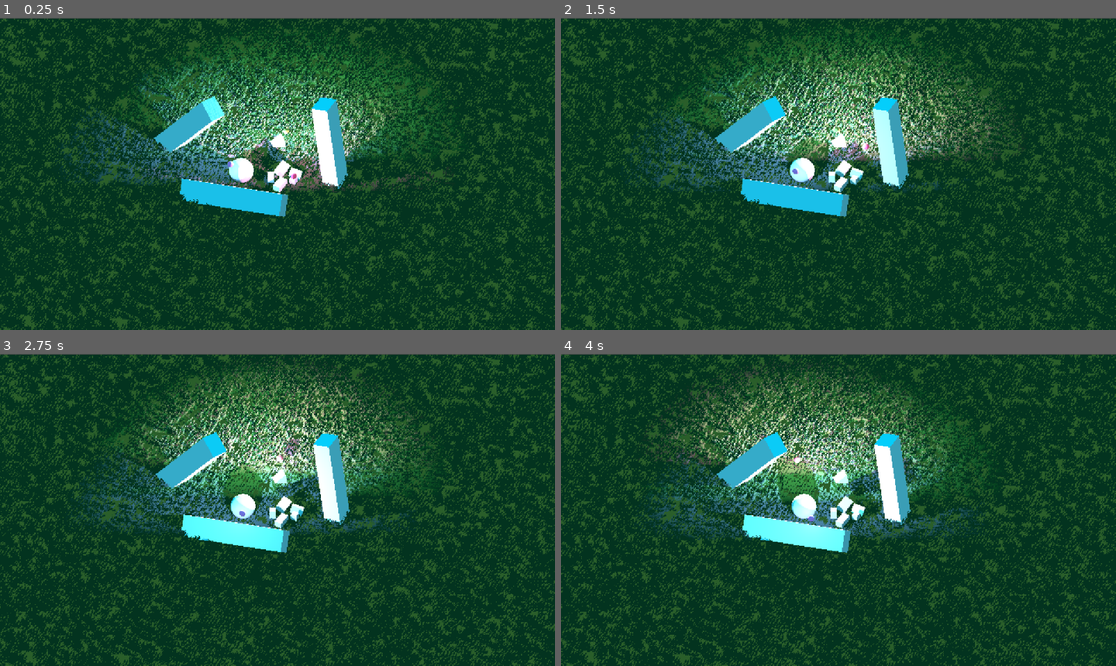
Above: before the commit, frames 1-4 (two rows, left to right).
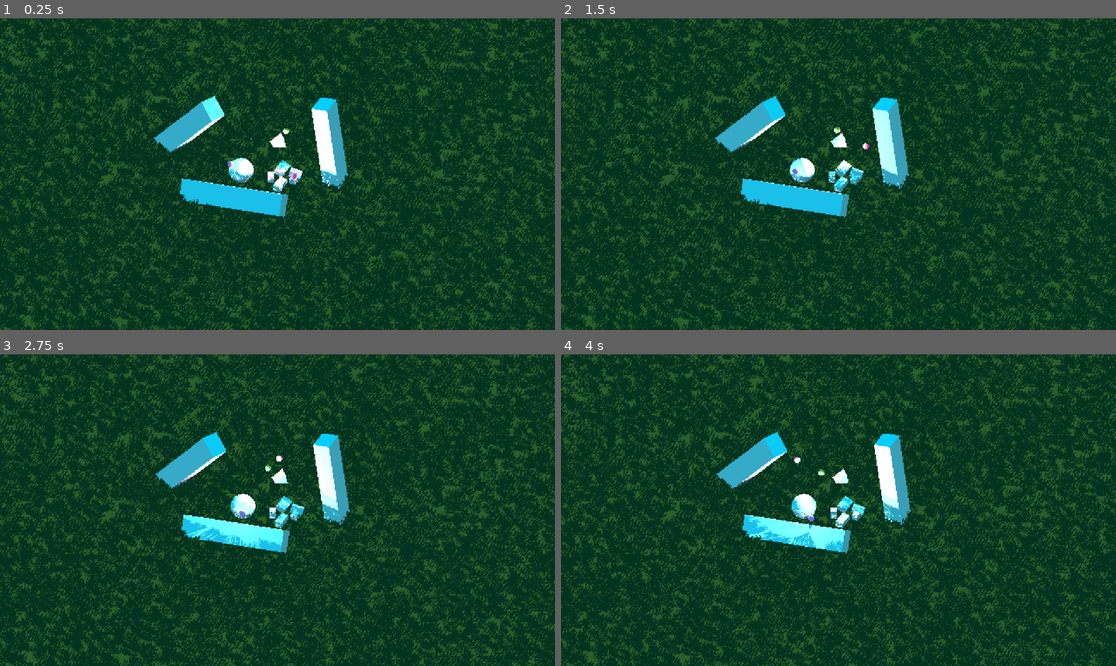
Above: after the commit, the same moments.

Repository: GudBoiNero/godot_pixelized
Game: Godot game, scene res://scenes/renderer.tscn
Same seed, same stepped clock (60 frames per second), same inputs: the game is played once before the commit and once after it.
Inputs:
- Up to frame 1 (0.25 s): no input
- Up to frame 2 (1.5 s): tap Enter at 0.5 s; tap S (cam_back) at 0.6 s; tap W (cam_forward) at 1.35 s
- Up to frame 3 (2.75 s): tap A (cam_left) at 2.1 s
- Up to frame 4 (4 s): tap Q (cam_orbit_left) at 2.85 s; tap E (cam_orbit_right) at 3.6 s

The runs differ from the first frame. In frame 1, 12% of the frame differs, in the area x 11-83%, y 3-56%; in frame 2, 12%; in frame 3, 13%, in the area x 12-80%, y 1-64%; in frame 4, 13%.

Commit message:
stopping point

Diff:
--- a/shaders/grass.gdshader
+++ b/shaders/grass.gdshader
@@ -12,4 +12,5 @@
 	vec4 tex_color = texture(tex, UV);
 	ALBEDO = color;
 	ALPHA = tex_color.a;
+    LIGHT_VERTEX = vec3(VERTEX.xy, 0.0);
 }
